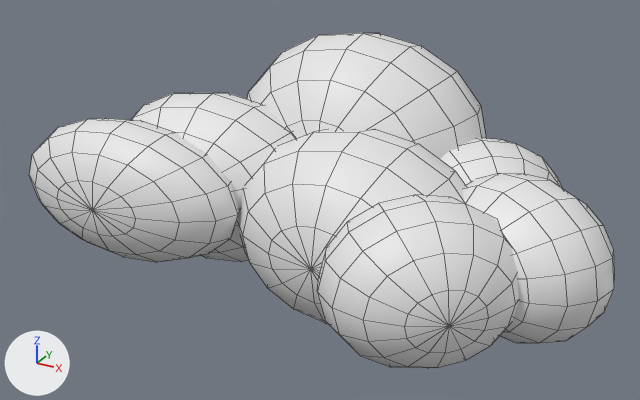
The FBX model Forage and Brew/Assets/GA/Meshes/VFX/SM_Cloud3.fbx, before and after one commit.
One viewpoint serves both versions: a 50 mm camera at (0.0535, -0.1414, 0.064) aimed at (-0.017, -0.0131, -0.0001). Arrows for +X, +Y and +Z are at lower left; the lights stay in place. Mesh edges are drawn as thin lines.

Names of what the first picture shows: 'SM_Smoke03'.
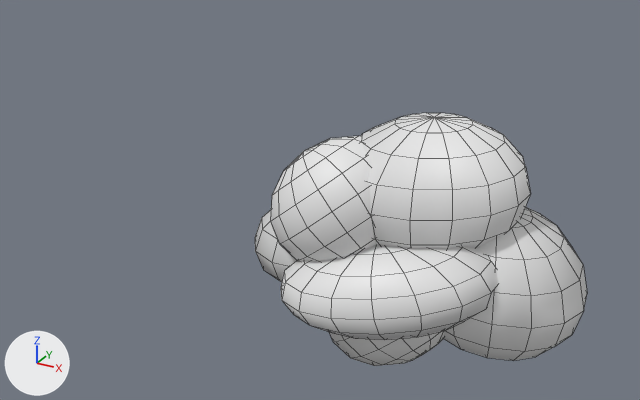
Commit message: graph: rework smoke in progress

Pixel boxes (x1, y1, x2, y2) of what changed, in the pictures (640 x 400 px; the box of a moved part takes in the faces that stretch with it):
'SM_Smoke03', reshaped, moved, turned: before (29, 33, 615, 368); after (255, 113, 587, 366)
part 1 of me_mesh, moved or reshaped: before (247, 33, 486, 159); after (361, 113, 531, 249)
part 2 of me_mesh, moved or reshaped: before (440, 138, 562, 188); after (271, 136, 376, 262)
part 3 of me_mesh, moved or reshaped (not visible afterwards): before (463, 173, 615, 343)
part 4 of me_mesh, moved or reshaped: before (317, 195, 519, 368); after (329, 331, 444, 366)
part 5 of me_mesh, moved or reshaped: before (238, 129, 466, 325); after (444, 206, 587, 361)
part 6 of me_mesh, moved or reshaped: before (131, 93, 296, 262); after (255, 210, 297, 282)
part 7 of me_mesh, moved or reshaped: before (29, 118, 240, 262); after (281, 244, 498, 340)

The edits, one by one:
me_mesh has 798 vertices, 896 faces and spans x -6.31..6.06, y -2.0..2.81, z -5.26..2.0.
me_mesh is used by ob_sm_smoke03; location (-0.0107, -0.0096, 0.0126); rotation (-1.571, 0.0, 0.0), in degrees (-90, 0, 0); scale (0.00794, 0.00879, 0.00814).
me_mesh part 1: the loose piece of 114 vertices spanning x -2.81..2.81, y -2.0..2.0, z -2.0..2.0 is multiplied about its middle by the matrix ((0.67, -0.557, 0.0), (0.454, 0.67, 0.0), (0.0, 0.0, 0.838)), then moved by (-0.23, 0.2, 0.0).
me_mesh part 2: the loose piece of 114 vertices spanning x 1.19..4.56, y -0.41..2.37, z -2.0..1.23 is moved by (-4.94, -1.72, 0.0).
me_mesh part 3: the loose piece of 114 vertices spanning x 2.47..6.06, y -0.41..2.37, z -3.46..-0.41 is moved by (-5.45, 0.86, 0.0).
me_mesh part 4: the loose piece of 114 vertices spanning x 1.36..4.74, y -0.41..2.37, z -5.26..-2.03 is moved by (-3.98, -1.19, 0.64).
me_mesh part 5: the loose piece of 114 vertices spanning x -1.45..3.7, y -0.85..2.81, z -4.16..-0.5 is multiplied about its middle by the matrix ((0.846, 0.59, 0.0), (-0.481, 0.846, 0.0), (0.0, 0.0, 1.0)).
me_mesh part 6: the loose piece of 114 vertices spanning x -5.15..0.18, y -0.97..2.4, z -3.39..-0.52 is multiplied about its middle by the matrix ((0.648, -0.843, 0.0), (0.688, 0.648, 0.0), (0.0, 0.0, 1.0)).
me_mesh part 7: the loose piece of 114 vertices spanning x -6.31..-0.97, y -0.63..2.07, z -4.55..-2.21 is multiplied about its middle by the matrix ((0.957, -0.262, -0.174), (0.197, 0.968, -0.115), (0.189, 0.088, 0.978)), then moved by (3.0, -1.74, 1.42).
Object 'SM_Smoke03' (ob_sm_smoke03) turns from (-90, 0, 0) to (0, 0, 0) degrees about x, y and z.
Object 'SM_Smoke03' (ob_sm_smoke03) moves from (-0.0107, -0.0096, 0.0126) to (0.0, 0.0, 0.0).
